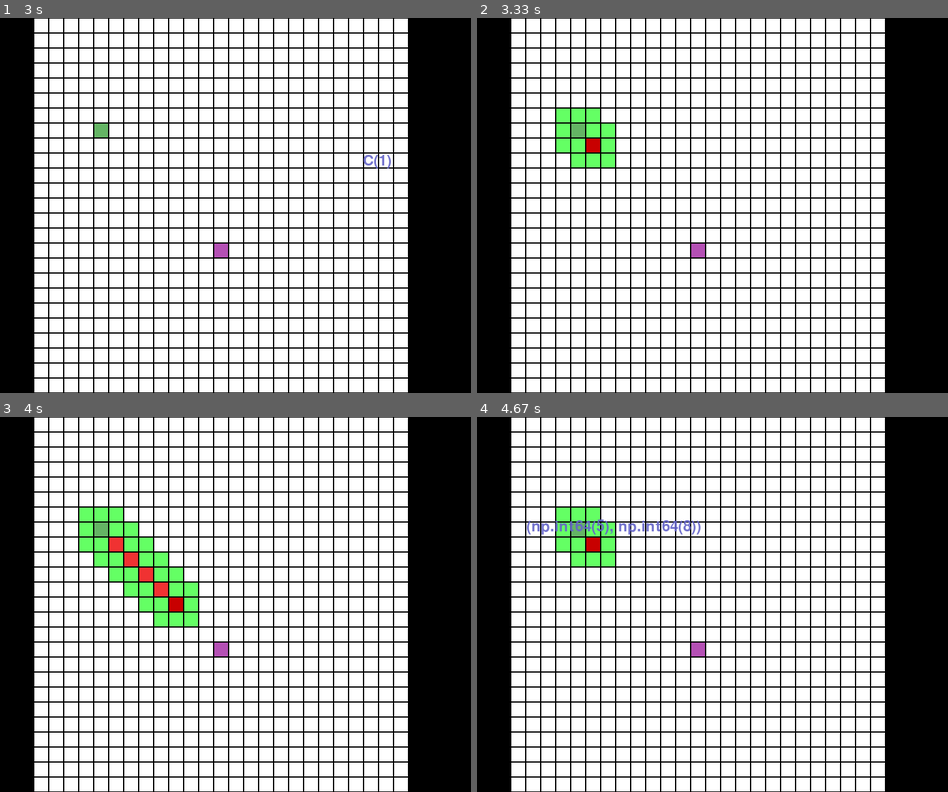
Above: before the commit, frames 1-4 (two rows, left to right).
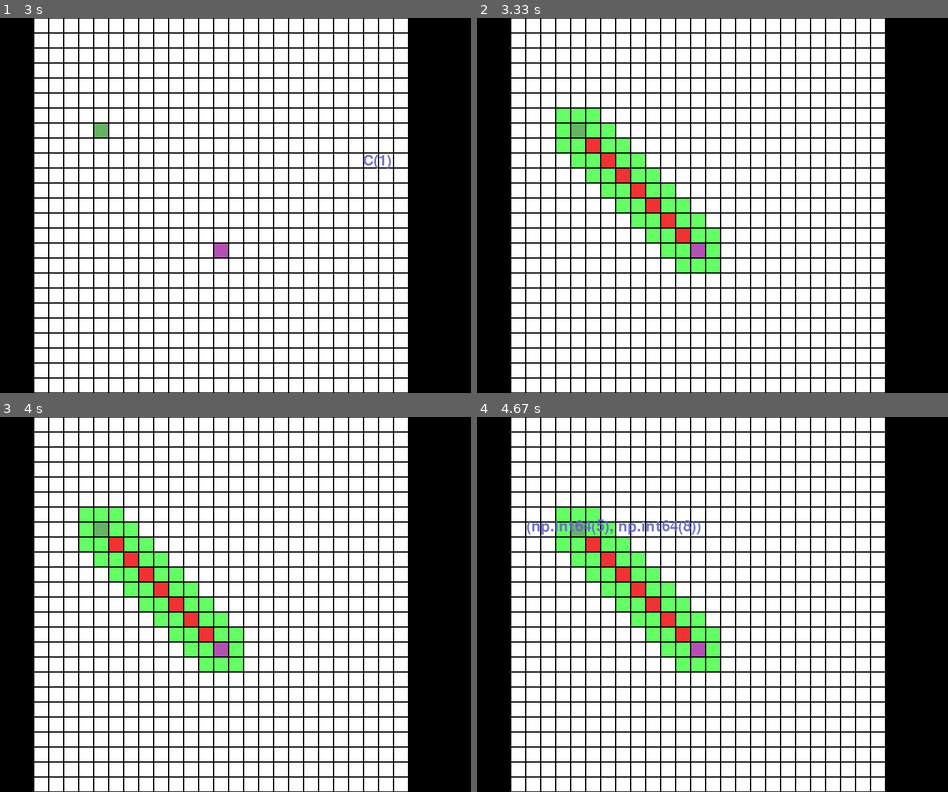
Above: after the commit, the same moments.

Repository: NatYoungren/pygame_pathfinding
Game: pygame game, started from main.py
Same seed, same stepped clock (60 frames per second), same inputs: the game is played once before the commit and once after it.
Inputs (mouse positions are in pixels of both pictures, inside the frame that each line leads up to):
- Up to frame 1 (3 s): tap 1 at 0.33 s; move the mouse to (98, 209) at 0.7 s; tap T at 1.17 s; click (103, 130) at 1.55 s; tap Y at 1.9, 2.23, 2.53, 2.73 s; click (226, 243) at 1.92 s; click (348, 265) at 2.25 s; click (353, 171) at 2.75 s
- Up to frame 2 (3.33 s): tap Y at 3.03 s; tap Space at 3.23 s
- Up to frame 3 (4 s): no input
- Up to frame 4 (4.67 s): tap Space at 4.4 s; click (590, 537) at 4.42 s; tap Y at 4.48 s

Frame 1 is identical in both runs. In frame 2, 3.9% of the frame differs, in the area x 23-52%, y 32-68%; in frame 3, 1.7%; in frame 4, 3.9%.

Commit message:
Improved cost commands, removed unused colors

Diff:
--- a/display_vars.py
+++ b/display_vars.py
@@ -9,19 +9,18 @@
 # Grid vars
 BORDER_PX = 1
 BG_COLOR = (0, 0, 0) # Black, seen in grid lines between cells
-CELL_COLORS = (255, 255, 255), (255, 255, 255)
+CELL_COLOR = (255, 255, 255)
 
 # Pathfinding vars
-TRAVERSED_COLORS = (200, 255, 200), (200, 255, 200)
-SEARCHED_COLORS = (100, 255, 100), (100, 255, 100) # Green tinted red, green tinted blue
-PATH_COLORS = (240, 50, 50), (200, 0, 0) # Red, darker red
+TRAVERSED_COLOR = (200, 255, 200) # Light green
+SEARCHED_COLOR = (100, 255, 100) # Dark green
+PATH_COLORS = (240, 50, 50), (200, 0, 0) # Red, darker red for tips
 
 # Feature vars
-PORTAL_COLORS = (160, 0, 250), (0, 240, 250) # Purple entrance, cyan exit
 WALL_COLOR = (15, 15, 15) # Dark gray
 
 COST_EXTREMES = (255, 255, 255), (80, 80, 80) # White, gray (for cost display)
-COST_COUNT = 9
+COST_COUNT = 9 # Number of colors allocated for cost display (Corresponds to keys 1-9)
 COST_COLORS = np.array([np.linspace(COST_EXTREMES[0][0], COST_EXTREMES[1][0], COST_COUNT),
                         np.linspace(COST_EXTREMES[0][1], COST_EXTREMES[1][1], COST_COUNT),
                         np.linspace(COST_EXTREMES[0][2], COST_EXTREMES[1][2], COST_COUNT)]).T.astype(int)
--- a/main.py
+++ b/main.py
@@ -50,8 +50,27 @@
 
 
 # # # # # # # # # # # # # # # # # # # # # # # # # # # # # #
-#                   # GLOBAL SETUP: #                     #
+#                        # SETUP: #                       #
 # # # # # # # # # # # # # # # # # # # # # # # # # # # # # #
+
+# PATHFINDING VARS
+GRID_W, GRID_H = 25, 25     # Grid size
+DEFAULT_COST = 1            # Default cost of cells
+COST_DICT = {pg.K_0: -1,    # Dict mapping keypress to cell cost
+             pg.K_1: 1,
+             pg.K_2: 2,
+             pg.K_3: 3,
+             pg.K_4: 4,
+             pg.K_5: 5,
+             pg.K_6: 6,
+             pg.K_7: 7,
+             pg.K_8: 8,
+             pg.K_9: 9}
+
+# STEP SPEED VARS
+STEPS_PER_SECOND = 200       # Number of steps per second (if manual control is disabled)
+STEPS_PER_FRAME = 0         # Maximum steps per frame update (if < 1, no limit)
+
 # Dict to track state information, avoids individual global variables or passing/returning many arguments.
 STATE_DICT =   {'manual_control': False,    # If true, manual control is enabled (If false, auto-step is enabled)
 
@@ -74,13 +93,6 @@
                 'temp_portal': None,        # Temp var to store portal start position during portal creation
                 }
 
-# CONTROL VARS
-STEPS_PER_SECOND = 20       # Number of steps per second (if manual control is disabled)
-STEPS_PER_FRAME = 0         # Maximum steps per frame update (if < 1, no limit)
-
-# PATHFINDING VARS
-GRID_W, GRID_H = 25, 25     # Grid size
-DEFAULT_COST = 1            # Default cost of cells
 
 # TESTING VARS
 HEURISTIC_MODE_TEST_ARGS = ['standard', 'store_all', 'store_none', 'naive']
@@ -116,23 +128,14 @@
 
     # Main loop
     while STATE_DICT['running']:
-        # Reset the simulation if requested
+
+        # Reset the simulation if flagged
         if STATE_DICT['resetting']:
-            print('\nResetting...\n')
-            STATE_DICT['heuristic_test_index'] = 0
-
-            if STATE_DICT['resetting'] == 1:
-                sim = copy_sim(sim, search=False)
-            elif STATE_DICT['resetting'] == 2:
-                sim = A_Star_Portals(w=GRID_W, h=GRID_H, default_cost=DEFAULT_COST, h_mode=HEURISTIC_MODE_TEST_ARGS[STATE_DICT['heuristic_test_index']])
-
+            sim = reset_sim(sim, STATE_DICT['resetting'])
             STATE_DICT['resetting'] = 0
-            STATE_DICT['searching'] = False
-            STATE_DICT['temp_portal'] = None
-
 
         # Update window title
-        pg.display.set_caption(f'A* Pathfinding: steps: {sim.step_count} ~ heuristic count: {sim.heuristic_count} ~ length: {sim.path_length}')
+        pg.display.set_caption(f'A* Pathfinding [{sim.h_mode}]: steps: {sim.step_count} ~ heuristic count: {sim.heuristic_count} ~ length: {sim.path_length}')
 
         # Handle input events
         parse_events(sim)
@@ -147,9 +150,8 @@
         # Update display
         pg.display.flip()
 
-
         # If heuristic testing is enabled, cycle through all heuristic modes.
-        if STATE_DICT['test_heuristics'] and sim.finished and STATE_DICT['heuristic_test_index'] < len(HEURISTIC_MODE_TEST_ARGS)-1:
+        if STATE_DICT['test_heuristics'] and (sim.finished or sim.blocked) and STATE_DICT['heuristic_test_index'] < len(HEURISTIC_MODE_TEST_ARGS)-1:
 
             # Initialize a new sim using the next heuristic mode
             STATE_DICT['heuristic_test_index'] += 1
@@ -222,7 +224,6 @@
             elif event.key == pg.K_h and not STATE_DICT['test_heuristics']:
                 STATE_DICT['heuristic_test_index'] = (STATE_DICT['heuristic_test_index'] + 1) % len(HEURISTIC_MODE_TEST_ARGS)
                 sim.h_mode = HEURISTIC_MODE_TEST_ARGS[STATE_DICT['heuristic_test_index']]
-                print('Heuristic mode:', sim.h_mode)
 
             # # # # # # # # # # # # # # # # # # # # # # # # # # # # # # # #
             # 't' Key toggles text display
@@ -248,11 +249,9 @@
                 print('Show search:', STATE_DICT['show_search'])
 
             # # # # # # # # # # # # # # # # # # # # # # # # # # # # # # # #
-            # 0-9 Keys set cell cost, 0 sets to -1 (walls)
-            elif event.key in [pg.K_0, pg.K_1, pg.K_2, pg.K_3, pg.K_4, pg.K_5, pg.K_6, pg.K_7, pg.K_8, pg.K_9]:
-                i = [pg.K_0, pg.K_1, pg.K_2, pg.K_3, pg.K_4, pg.K_5, pg.K_6, pg.K_7, pg.K_8, pg.K_9].index(event.key)
-                if i == 0: i = -1
-                STATE_DICT['cell_cost'] = i
+            # Check dict of predefined keys to determine cost change (default: 0-9 Keys set cell cost, 0 sets to -1 [walls])
+            elif event.key in COST_DICT:
+                STATE_DICT['cell_cost'] = COST_DICT[event.key]
                 print('Cell cost:', STATE_DICT['cell_cost'])
 
             # # # # # # # # # # # # # # # # # # # # # # # # # # # # # # # #
@@ -338,23 +337,22 @@
     """
     surf.fill(dv.BG_COLOR) # Used for grid lines between cells and empty border space.
 
-
-    triangle_inset_w, triangle_inset_h = CELL_W / 4, CELL_H / 4
+    # # #
+    # Draw cell grid
+
+    # Width and height of each cell, minus the border width
+    width  = CELL_W - dv.BORDER_PX*2
+    height = CELL_H - dv.BORDER_PX*2
 
     # Draw the highest priority cell feature at each cell coordinate.
     for w in range(GRID_W):
         for h in range(GRID_H):
-            # Top left corner of the cell
-            x, y = ORIGIN_X + CELL_W * w, ORIGIN_Y + CELL_H * h
-
-            # Top left corner of the cell, offset by the border width
-            _x, _y = x + dv.BORDER_PX, y + dv.BORDER_PX
-
-            # Width and height of the cell, minus the border width
-            width, height = CELL_W - dv.BORDER_PX*2, CELL_H - dv.BORDER_PX*2
-
-            # Rect vars for drawing
-            rect_vars = (_x, _y, width, height)
+
+            x = ORIGIN_X + CELL_W * w           # Top left corner of the cell
+            y = ORIGIN_Y + CELL_H * h
+            _x = x + dv.BORDER_PX               # Offset corner by border width
+            _y = y + dv.BORDER_PX
+            rect_vars = (_x, _y, width, height) # Rect vars for pg.draw.rect
 
             # Draw the start position.
             if (w, h) == sim.start_pos:
@@ -375,16 +373,25 @@
 
            # Draw searched cells.
             elif STATE_DICT['show_search'] and sim.state_grid[w, h] == 1:
-                pg.draw.rect(surf, dv.SEARCHED_COLORS[(h + w) % 2], rect_vars)
+                pg.draw.rect(surf, dv.SEARCHED_COLOR, rect_vars)
 
             # Draw traversed cells.
             elif STATE_DICT['show_search'] and sim.state_grid[w, h] == -1:
-                pg.draw.rect(surf, dv.TRAVERSED_COLORS[(h + w) % 2], rect_vars)
+                pg.draw.rect(surf, dv.TRAVERSED_COLOR, rect_vars)
 
             # Draw empty/unsearched cells.
             else:
-                c = sim.cost_grid[w, h] # Apply a color gradient based on cell cost.
-                pg.draw.rect(surf, dv.COST_COLORS[c-1], rect_vars)
+                c = dv.CELL_COLOR # Default color
+                if sim.cost_grid[w, h] in list(COST_DICT.values()): # Override color based on cell cost.
+                    c = dv.COST_COLORS[list(COST_DICT.values()).index(sim.cost_grid[w, h]) - 1]
+
+                pg.draw.rect(surf, c, rect_vars)
+
+    # # #
+    # Draw portals
+
+    # Width and height of the portal triangle inset
+    triangle_inset_w, triangle_inset_h = CELL_W / 4, CELL_H / 4
 
     # Draw portals as triangles, with direction indicating entrance/exit.
     for i, (p_entrance, p_exit) in enumerate(sim.portals.items()):
@@ -520,5 +527,33 @@
     return newsim
 
 
+def reset_sim(sim: A_Star_Portals, reset_type=2):
+    """ Reset the simulation, either partially or fully.
+
+    Args:
+        sim (A_Star_Portals): Simulation to copy setup from (if reset_type is 1).
+        reset_type (int, optional): If 1, retain start/end/cost_grid/portals from sim.
+                                    If 2, return a fresh sim.
+                                    Defaults to 2.
+
+    Returns:
+        A_Star_Portals: _description_
+    """
+    if reset_type not in [1, 2]:
+        print(f'\nInvalid reset type: {reset_type}. Skipping reset.\n')
+        return sim
+
+    print('\nResetting...\n')
+    STATE_DICT['heuristic_test_index'] = 0
+    STATE_DICT['searching'] = False
+    STATE_DICT['temp_portal'] = None
+
+    if STATE_DICT['resetting'] == 1: # Retain start/end/cost_grid/portals from the previous sim
+        return copy_sim(sim, search=False)
+
+    elif STATE_DICT['resetting'] == 2: # Retain nothing from the previous sim
+        return A_Star_Portals(w=GRID_W, h=GRID_H, default_cost=DEFAULT_COST, h_mode=HEURISTIC_MODE_TEST_ARGS[STATE_DICT['heuristic_test_index']])
+
+
 if __name__ == '__main__':
     main()
